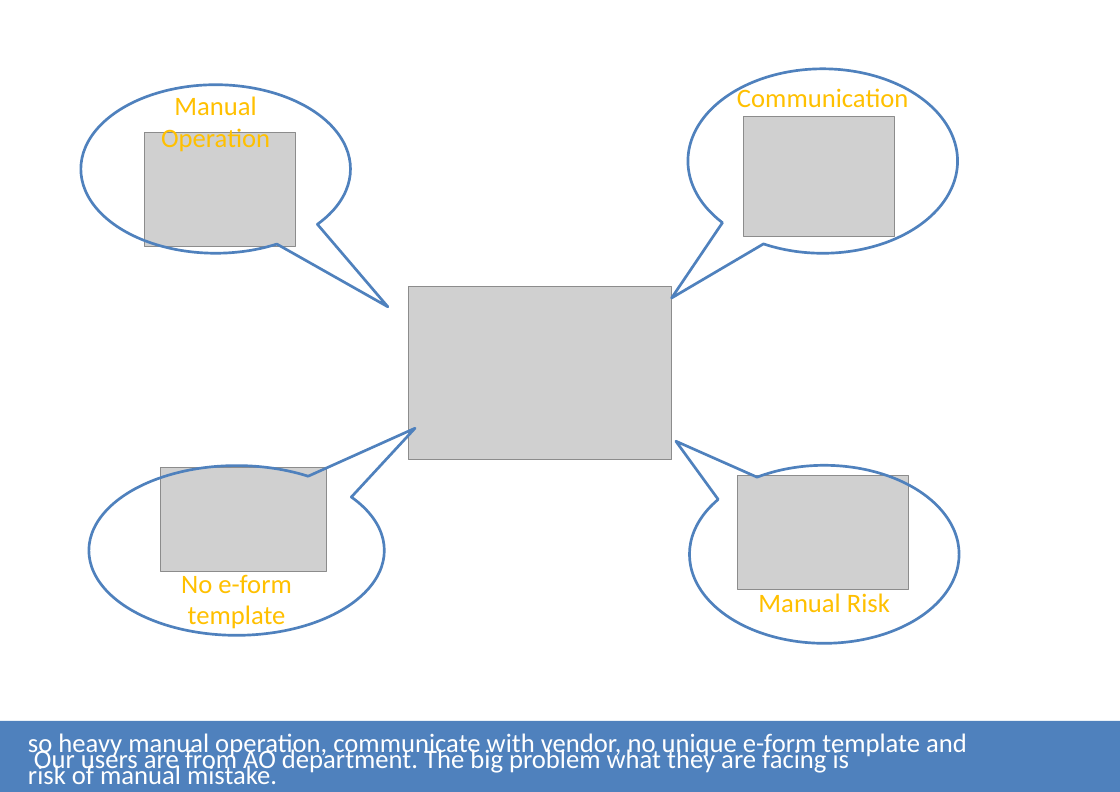
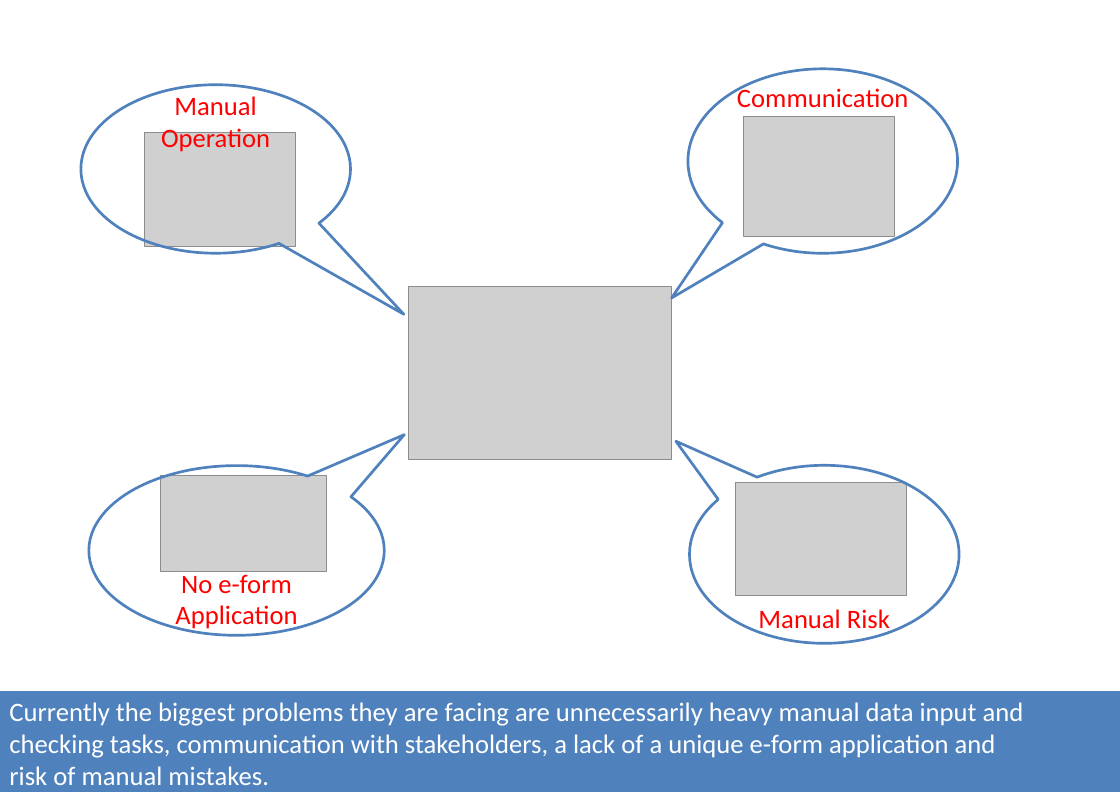
Before and after one commit to tjvictor/auto-scan, a slide deck: slide 2 of src/main/presentation/FinTechathon_2nd.pptx. Drawn at 1120x792 pixels with LibreOffice and Linux fonts; fonts in the diff are those of the drawing; grey boxes stand for pictures. Boxes give left, top, right and bottom in pixels: in the first picture for what was removed or moved away, otherwise in the second. Text is boxed around its words. In the diff, an @@ line names an element or a change of style, - is before the commit and + after.

```diff
--- a/src/main/presentation/FinTechathon_2nd.pptx
+++ b/src/main/presentation/FinTechathon_2nd.pptx
@@ speech bubble "Manual Operation" at (x1=80, y1=85, x2=350, y2=254): text colour #FFC000 to #FF0000; proportions changed @@
@@ speech bubble "Communication" at (x1=688, y1=69, x2=957, y2=254): text colour #FFC000 to #FF0000 @@
@@ speech bubble "No e-form Application" at (x1=89, y1=466, x2=384, y2=635): proportions changed @@
@@ picture resized from (x1=161, y1=469, x2=327, y2=572) to (x1=161, y1=476, x2=327, y2=572) @@
@@ speech bubble "Manual Risk" at (x1=690, y1=466, x2=959, y2=644): text colour #FFC000 to #FF0000 @@
@@ picture moved from (x1=738, y1=476, x2=908, y2=589) to (x1=736, y1=483, x2=906, y2=596) @@
@@ text in speech bubble at (x1=175, y1=571, x2=297, y2=631): text changed; text colour #FFC000 to #FF0000 @@
-No e-form template
+No e-form Application
@@ rectangle "Currently the biggest problems they ..." resized from (x1=0, y1=721, x2=1120, y2=792) to (x1=0, y1=692, x2=1120, y2=792) @@
@@ text in rectangle at (x1=9, y1=702, x2=1024, y2=785): text added @@
+Currently the biggest problems they are facing are unnecessarily heavy manual data input and
+checking tasks, communication with stakeholders, a lack of a unique e-form application and
+risk of manual mistakes.
@@ text removed at (x1=28, y1=733, x2=967, y2=784) @@
-so heavy manual operation, communicate with vendor, no unique e-form template and
-risk of manual mistake.
@@ text removed at (x1=34, y1=746, x2=850, y2=774) @@
-Our users are from AO department. The big problem what they are facing is
```
Also in this commit, not shown: 7 other slides changed, 1 slide added, 1 other file.
